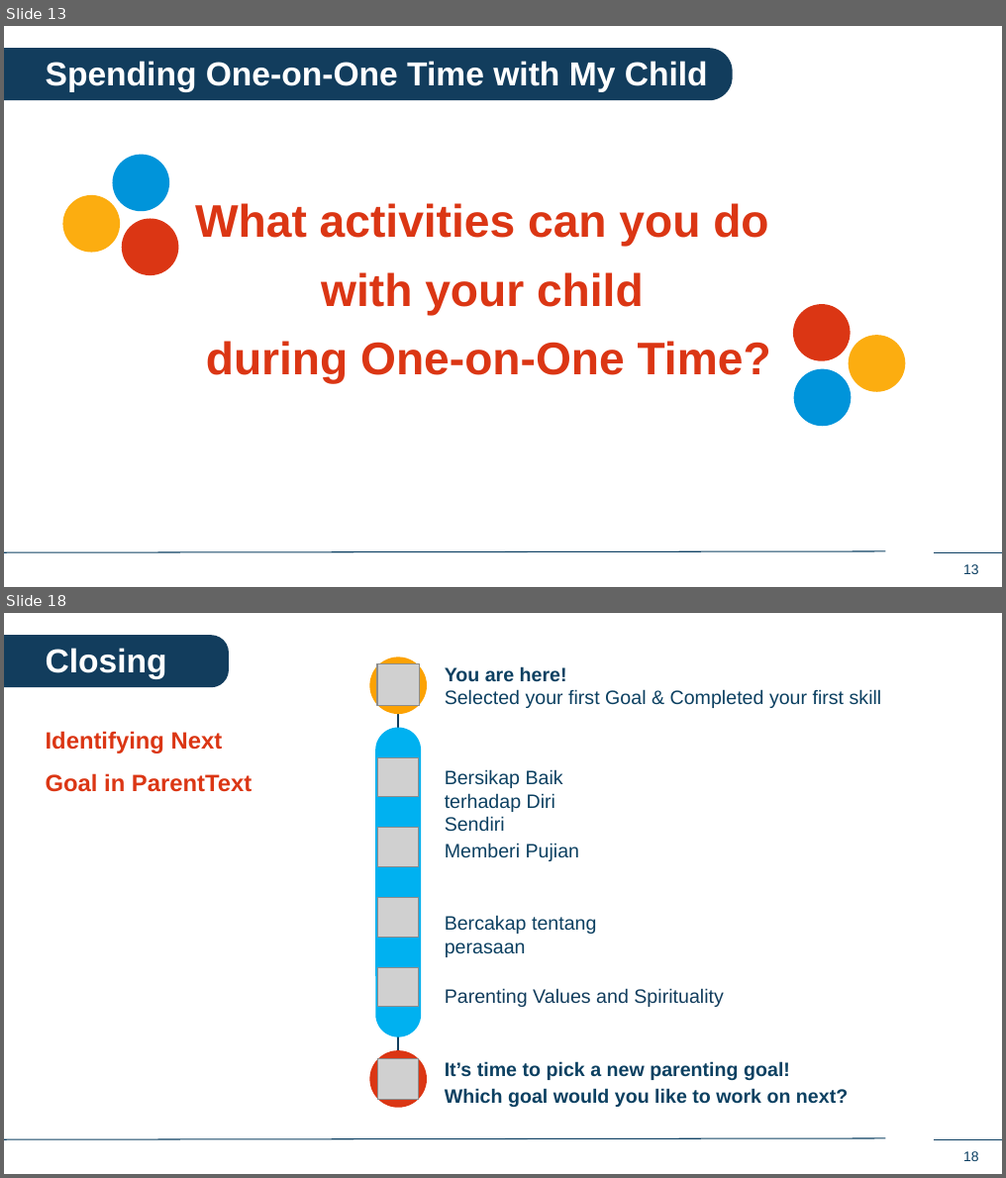
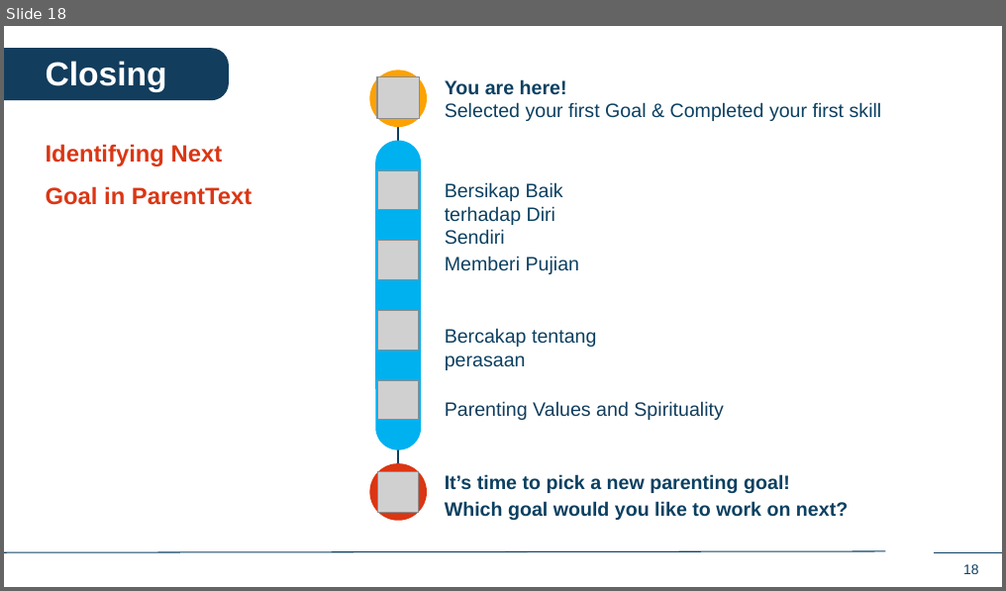
Before and after one commit to IDEMSInternational/plh-digital-content, a slide deck: translations/facilitator_app_malaysia/ms/ms_in_person_sessions.pptx. Shown one above the other, each under a label of ours: slides 13 and 18 before the commit, slide 18 after it; the slides between them are not shown. The pictures are 1006x1178 and 1006x591 pixels, drawn with LibreOffice and Linux fonts; fonts in the diff are those of the drawing; grey boxes stand for pictures; background and template pictures are left out. Boxes give left, top, right and bottom in pixels: in the first picture for what was removed or moved away, otherwise in the second. Text is boxed around its words. In the diff, an @@ line names an element or a change of style, - is before the commit and + after.

```diff
--- a/translations/facilitator_app_malaysia/ms/ms_in_person_sessions.pptx
+++ b/translations/facilitator_app_malaysia/ms/ms_in_person_sessions.pptx
@@ slide 13 removed at (4,26,1002,587), background #FFFFFF; not listed: 3 template elements that a slide beside it also shows @@
@@ round same rect removed at (5,48,733,100) @@
@@ text removed at (46,61,708,92) @@
-Spending One-on-One Time with My Child
@@ ellipse removed at (109,151,173,215) @@
@@ ellipse removed at (59,192,124,257) @@
@@ text removed at (195,203,771,384) @@
-What activities can you do
-with your child
-during One-on-One Time?
@@ ellipse removed at (118,215,182,279) @@
@@ ellipse removed at (793,304,850,362) @@
@@ ellipse removed at (847,335,906,392) @@
@@ ellipse removed at (793,369,850,427) @@
```
Also in this commit, not shown: 5 slides changed, 12 slides added, 11 other slides removed.
